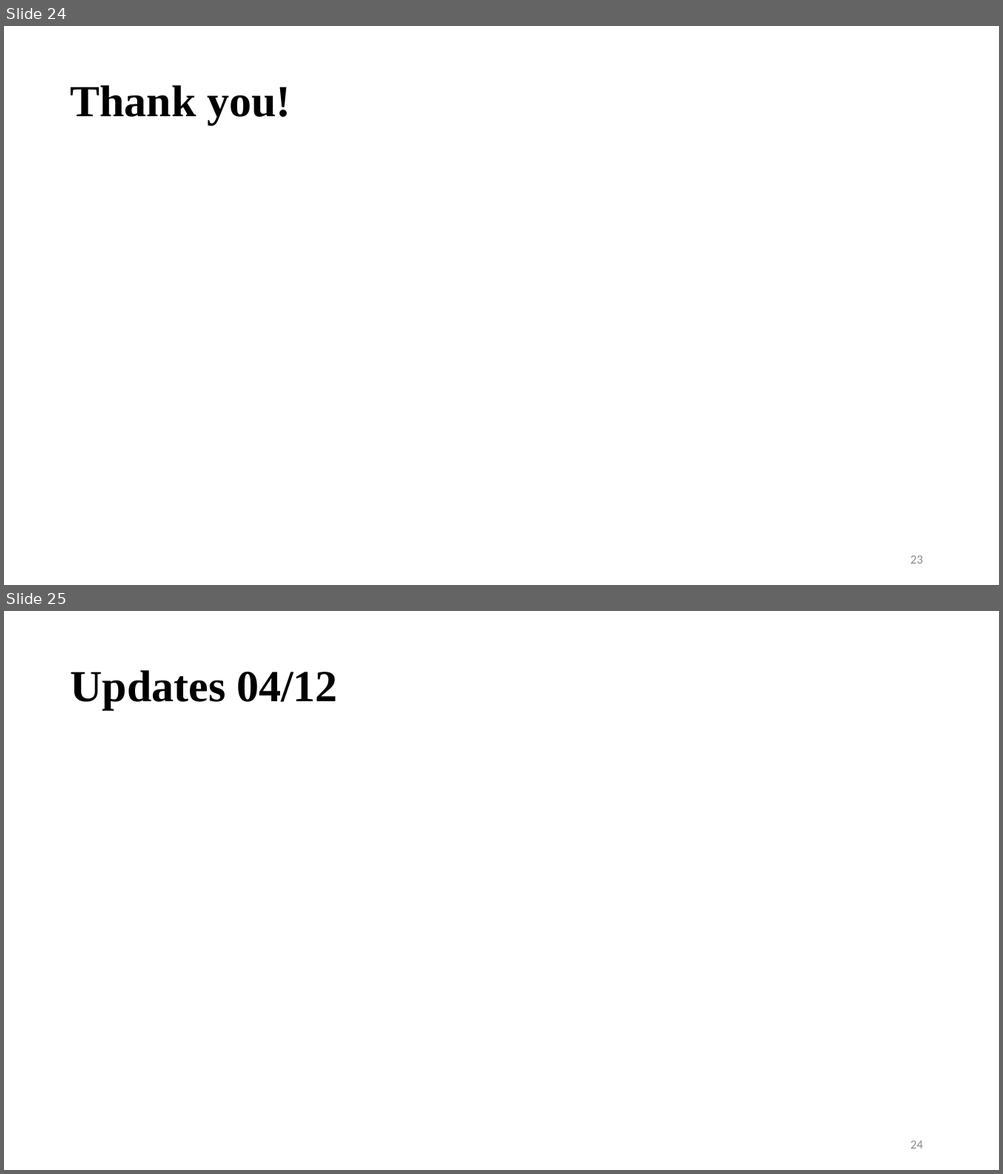
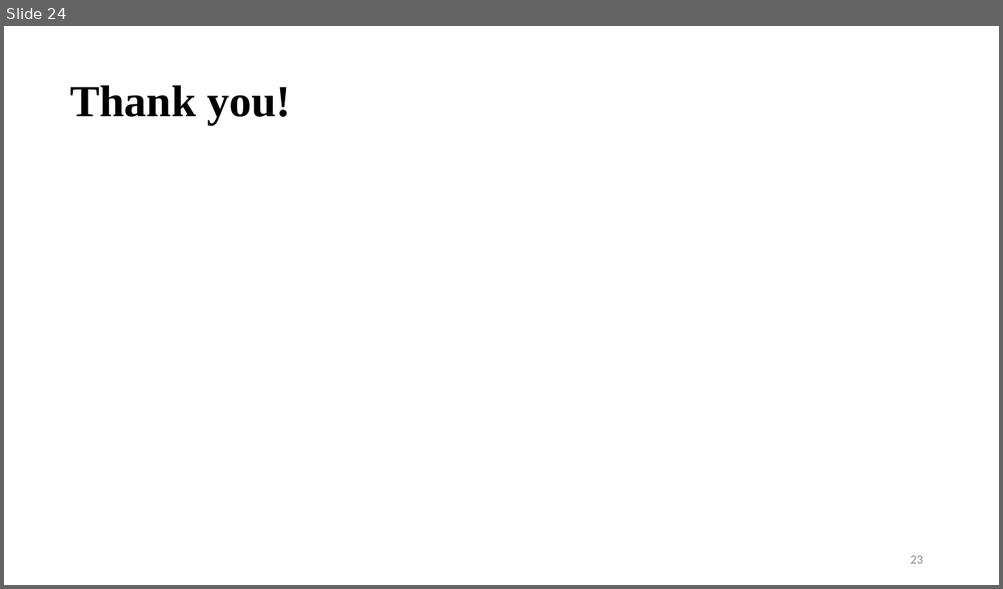
Before and after one commit to vinogradova-lab/cell-type-specific-proximity-labeling, a slide deck: docs/group_meeting_pp_turboid.pptx. Shown one above the other, each under a label of ours: slides 24 and 25 before the commit, slide 24 after it. The pictures are 1003x1174 and 1003x589 pixels, drawn with LibreOffice and Linux fonts; fonts in the diff are those of the drawing. Boxes give left, top, right and bottom in pixels: in the first picture for what was removed or moved away, otherwise in the second. Text is boxed around its words. In the diff, an @@ line names an element or a change of style, - is before the commit and + after.

```diff
--- a/docs/group_meeting_pp_turboid.pptx
+++ b/docs/group_meeting_pp_turboid.pptx
@@ slide 25 removed at [4,611,999,1170], background #FFFFFF @@
@@ text removed at [70,670,338,709] @@
-Updates 04/12
@@ page number removed at [910,1141,922,1149] @@
-24
```
Also in this commit, not shown: 6 other slides removed, 1 other file.
